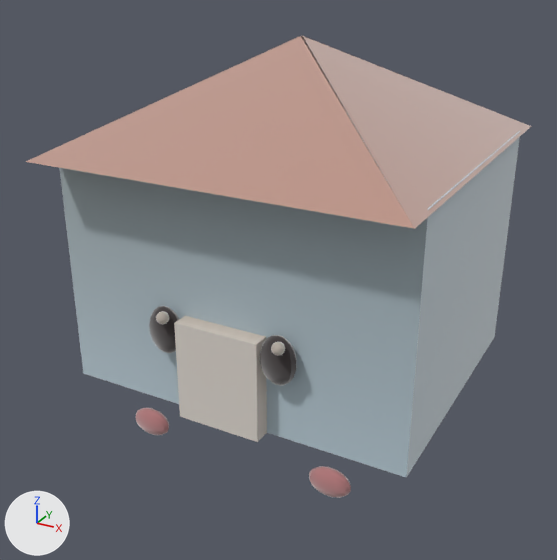
A saved change to the glTF model assets/models/pets/p33d2c495.glb.
Both versions are drawn from a 50 mm camera at (0.4, -0.78, 0.489) aimed at (-0.01, -0.033, 0.115). The axes (+X, +Y, +Z) are drawn at lower left. The lights are the same throughout. The older version comes first. Vertices at exactly the same position are counted once.

Objects in the first picture: 'pet_p33d2c495'.
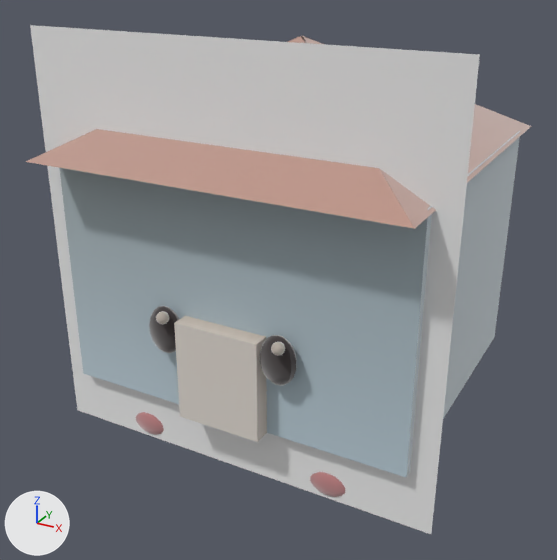
Where the change shows, as pixel boxes [x1, y1, x2, y2] in the pictures (557 x 560 px):
'pet_p33d2c495', reshaped (10% taller): before [26, 35, 531, 498]; after [26, 25, 531, 534]
part 1 of me_pet_p33d2c495, added: after [30, 25, 480, 534]
part 2 of me_pet_p33d2c495, edited (looks the same): [26, 36, 531, 477] in both

The change, as a list of edits to the scene's bpy script:
```text
Add mat_clay__ffffff_0_9:
    mat_clay__ffffff_0_9 = bpy.data.materials.new('clay_#ffffff_0.9_-')
    mat_clay__ffffff_0_9.use_nodes = True; mat_clay__ffffff_0_9.node_tree.nodes.clear()
    _N = mat_clay__ffffff_0_9.node_tree.nodes; _L = mat_clay__ffffff_0_9.node_tree.links
    n0 = _N.new('ShaderNodeBsdfPrincipled'); n0.name = 'Principled BSDF'
    n0.inputs[2].default_value = 0.9  # 'Roughness'
    n0.inputs[24].default_value = 1.0  # 'Sheen Weight'
    n1 = _N.new('ShaderNodeOutputMaterial'); n1.name = 'Material Output'
    n2 = _N.new('ShaderNodeVertexColor'); n2.name = 'Color Attribute'
    _L.new(n0.outputs[0], n1.inputs[0])  # 'BSDF' to 'Surface'
    _L.new(n2.outputs[0], n0.inputs[0])  # 'Color' to 'Base Color'
Change me_pet_p33d2c495:
    used by ob_pet_p33d2c495; location = (0.0, 0.0, 0.0)
    verts and faces of me_pet_p33d2c495; kept vertices keep their numbers, new ones are numbered from 614
    remove me_pet_p33d2c495.from_pydata(...)  # 614 vertices, 1192 faces; spans x -0.214..0.214, y -0.214..0.214, z -0.068..0.395
    add me_pet_p33d2c495.from_pydata(...)  # 618 vertices, 1194 faces; spans x -0.238..0.238, y -0.214..0.214, z -0.068..0.408
    me_pet_p33d2c495 part 1
    add verts[614] = (-0.238, -0.16, -0.068)  # pixel (77, 410)
    add verts[615] = (0.238, -0.16, -0.068)  # pixel (431, 534)
    add verts[616] = (0.238, -0.16, 0.408)  # pixel (479, 54)
    add verts[617] = (-0.238, -0.16, 0.408)  # pixel (30, 25)
    add faces += [(614, 615, 616), (614, 616, 617)]  # mat_clay__ffffff_0_9
    me_pet_p33d2c495 part 2: 23 kept faces spanning x -0.214..0.214, y -0.214..0.214, z 0.0..0.395 get new vertex colours; the middle colour goes from light grey #cdc6be to light grey #c9c2b9
    add me_pet_p33d2c495.materials.append(mat_clay__ffffff_0_9)
```
